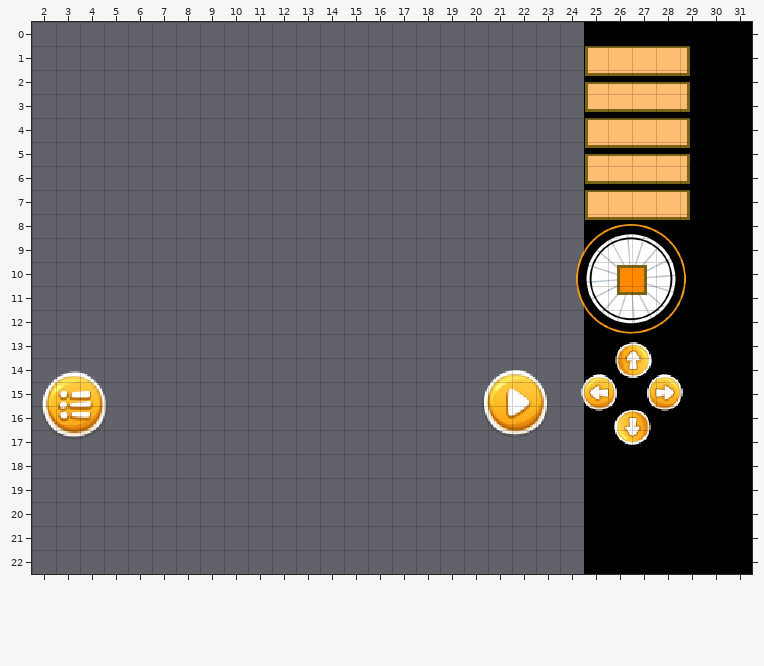
An edit to a level. Tiled map (JSON), tiled/gamePanel.json. The first picture shows the starting point.
Cells are 16x16 px. Shown: x 2..31, y 0..22.
And afterwards:
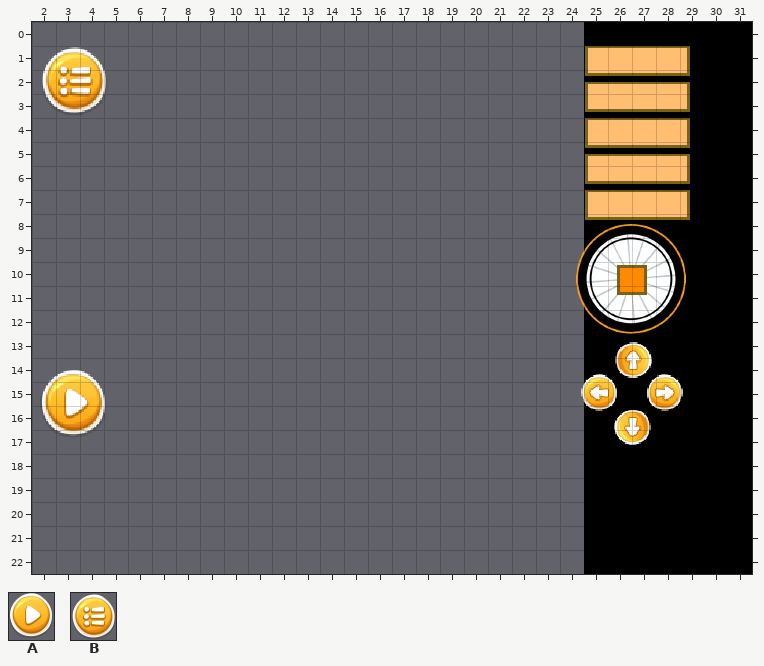
Key: from "instructions": A 19 "executeButton", B 21 "gotoMenuButton".
Objects are placed by their top-left corner, in cells (3,4 is the top-left corner of cell 3,4); size is 1x1 cell unless given.
Difference:
Layer "buttons":
Object B "gotoMenuButton" at 2.4,14.5 size 2.8x2.9 becomes B "gotoMenuButton" at 2.4,1 size 2.8x2.9.
Object A "executeButton" at 20.8,14.5 size 2.8x2.9 becomes A "executeButton" at 2.4,14.5 size 2.8x2.9.
Changed places in both pictures, as pixel boxes (x1, y1, x2, y2):
new place: (42, 47, 108, 115)
changed: (41, 370, 108, 439)
old place: (482, 370, 548, 437)
